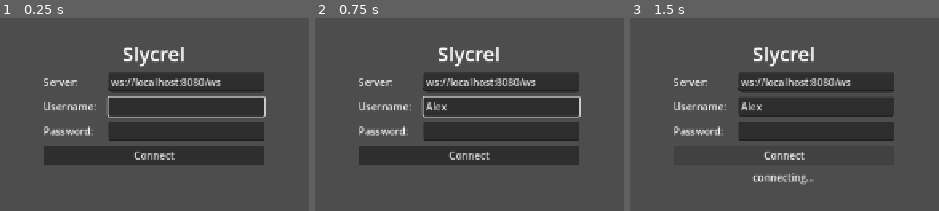
Above: before the commit, frames 1-3 (left to right).
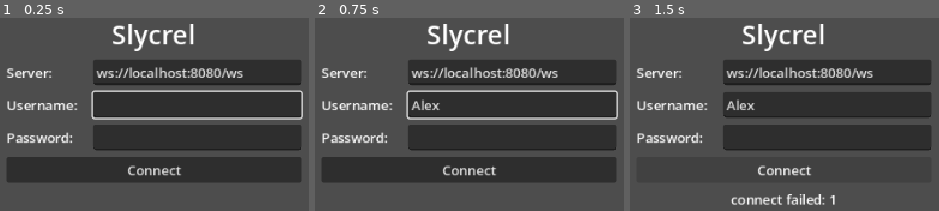
Above: after the commit, the same moments.

Repository: slycrel/slycrel-go
Game: Godot game, scene res://main.tscn
Same seed, same stepped clock (60 frames per second), same inputs: the game is played once before the commit and once after it.
Inputs (mouse positions are in pixels of both pictures, inside the frame that each line leads up to):
- Up to frame 1 (0.25 s): no input
- Up to frame 2 (0.75 s): click (500, 106) at 0.52 s; type "Alex" at 0.6 s
- Up to frame 3 (1.5 s): click "Connect" at 1.25 s

The runs differ from the first frame. In frame 1, 34% of the frame differs, in the area x 2-99%, y 3-85%; in frame 2, 34%; in frame 3, 23%.

Commit message:
godot-client: 2x integer stretch for pixel-perfect VGA font rendering
Fractional stretch (1.5x) leaves sub-pixel boundaries between stacked
glyph rows, so even a cell-tight 9x16 font with AA off still showed
thin horizontal seams in the logo.

Bumped window/stretch/scale 1.5 → 2.0 so every 16px logical row maps
to exactly 32 whole pixels on screen — glyph edges land on integer
boundaries and stacked block chars tile seamlessly.

Layout adjustments for the smaller logical viewport (1920x1080 at
2x → 960x540 logical):
- TerminalPanel min 780 → 720 (80 cols × 9px at font size 16 = 720).
- ScenePanel min 700 → 220 (still readable for the 48-col tilemap;
  the panel drives the HSplit so terminal gets 740 when scene active).
- TerminalText texture_filter=NEAREST (=1) as belt+suspenders in case
  some Godot render path still tries to bilinear-sample the glyphs.

Co-Authored-By: Claude Opus 4.7 (1M context) <noreply@anthropic.com>

Diff:
--- a/clients/godot/main.tscn
+++ b/clients/godot/main.tscn
@@ -93,7 +93,7 @@
 
 [node name="TerminalPanel" type="PanelContainer" parent="GamePanel/MainSplit"]
 layout_mode = 2
-custom_minimum_size = Vector2(780, 0)
+custom_minimum_size = Vector2(720, 0)
 
 [node name="TerminalMargin" type="MarginContainer" parent="GamePanel/MainSplit/TerminalPanel"]
 layout_mode = 2
@@ -106,17 +106,18 @@
 
 [node name="TerminalText" type="RichTextLabel" parent="GamePanel/MainSplit/TerminalPanel/TerminalMargin/TerminalCenter"]
 layout_mode = 2
-custom_minimum_size = Vector2(750, 0)
+custom_minimum_size = Vector2(720, 0)
 size_flags_vertical = 3
 bbcode_enabled = true
 scroll_active = true
 scroll_following = true
 selection_enabled = true
+texture_filter = 1
 
 [node name="ScenePanel" type="PanelContainer" parent="GamePanel/MainSplit"]
 visible = false
 layout_mode = 2
-custom_minimum_size = Vector2(700, 0)
+custom_minimum_size = Vector2(220, 0)
 
 [node name="SceneView" type="Control" parent="GamePanel/MainSplit/ScenePanel"]
 layout_mode = 2
--- a/clients/godot/project.godot
+++ b/clients/godot/project.godot
@@ -15,7 +15,10 @@
 window/size/viewport_height=1080
 window/size/resizable=true
 window/stretch/mode="canvas_items"
-window/stretch/scale=1.5
+; Integer scale so the 9x16 cell-tight VGA font always renders on whole
+; pixel boundaries — any fractional scale (1.5x etc.) leaves sub-pixel
+; seams between stacked block glyphs.
+window/stretch/scale=2.0
 
 [rendering]
 
